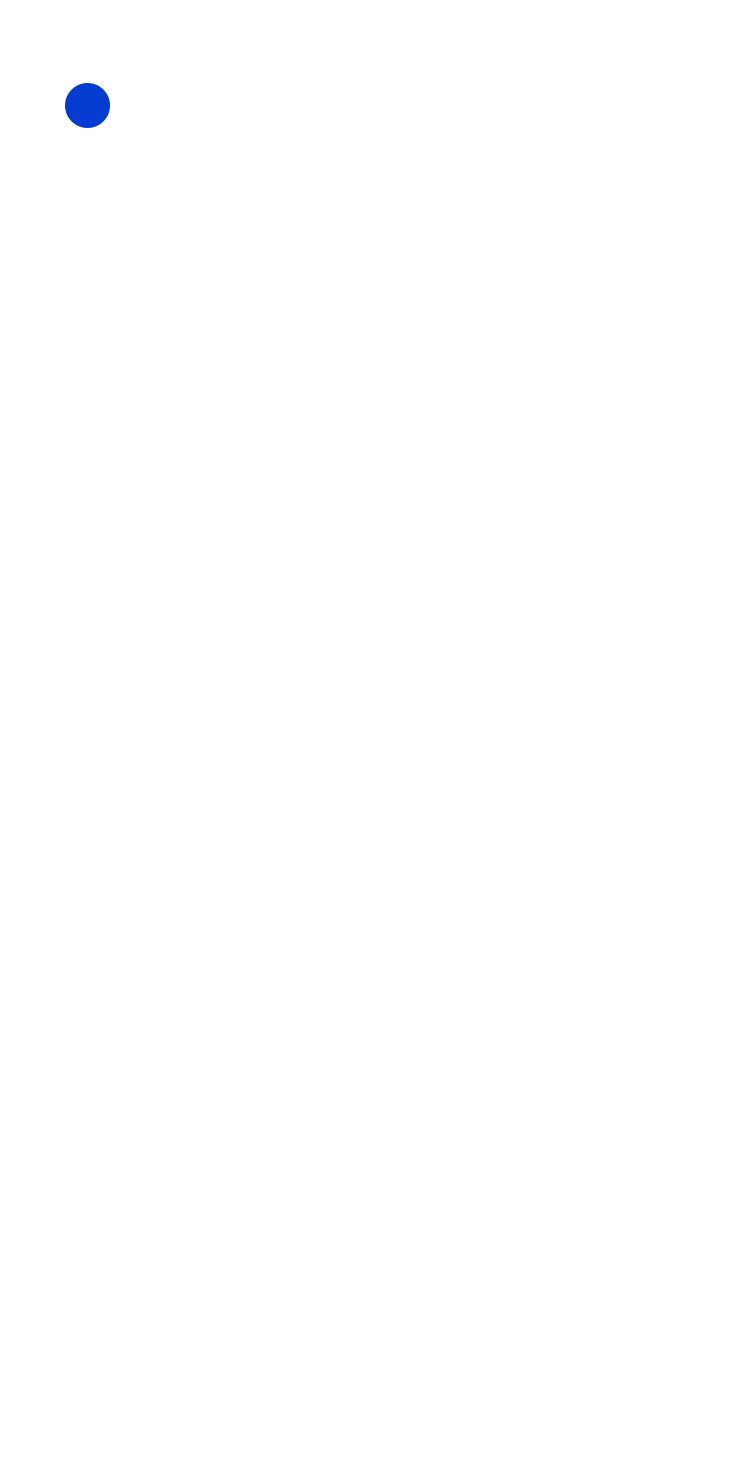
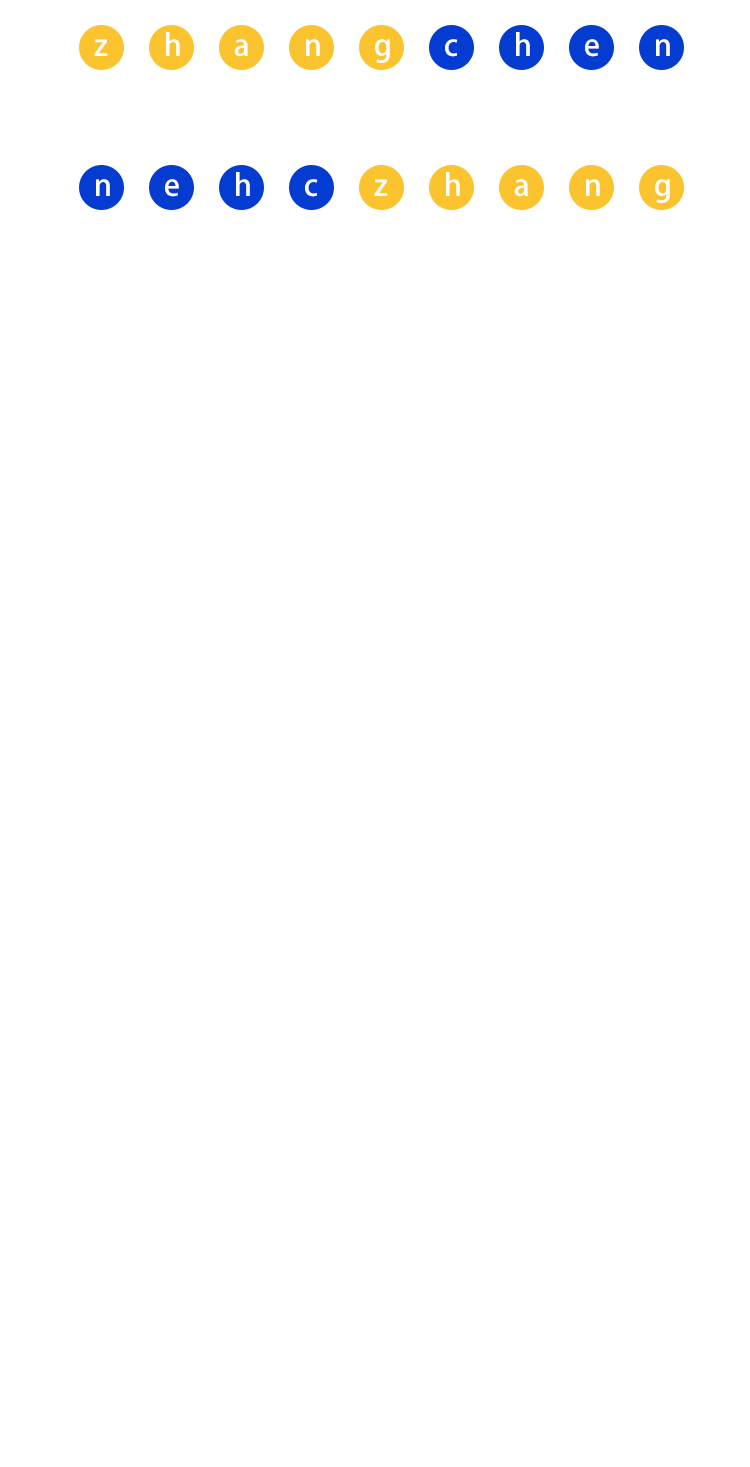
Layer changes from the first 750 x 1467 image to the second:
added group "蓝3 拷贝" with 2 layers above "蓝3" over box(79, 165, 124, 210)
added layer "蓝色" (1st of 8, in "蓝3 拷贝") in group "蓝3 拷贝" over box(79, 165, 124, 210)
added group "蓝3" with 2 layers above "蓝2 拷贝" over box(639, 25, 684, 70)
added layer "蓝色" (2nd of 8, in "蓝3") in group "蓝3" over box(639, 25, 684, 70)
added group "蓝2 拷贝" with 2 layers above "蓝2" over box(149, 165, 194, 210)
added layer "蓝色" (3rd of 8, in "蓝2 拷贝") in group "蓝2 拷贝" over box(149, 165, 194, 210)
added group "蓝2" with 2 layers above "蓝1 拷贝" over box(569, 25, 614, 70)
added layer "蓝色" (4th of 8, in "蓝2") in group "蓝2" over box(569, 25, 614, 70)
added group "蓝1 拷贝" with 2 layers above "蓝1" over box(219, 165, 264, 210)
added layer "蓝色" (5th of 8, in "蓝1 拷贝") in group "蓝1 拷贝" over box(219, 165, 264, 210)
added group "蓝1" with 2 layers above "蓝0 拷贝" over box(499, 25, 544, 70)
added layer "蓝色" (6th of 8, in "蓝1") in group "蓝1" over box(499, 25, 544, 70)
added group "蓝0 拷贝" with 2 layers above "蓝0" over box(289, 165, 334, 210)
added layer "蓝色" (7th of 8, in "蓝0 拷贝") in group "蓝0 拷贝" over box(289, 165, 334, 210)
added group "蓝0" with 2 layers above "黄4 拷贝" over box(429, 25, 474, 70)
renamed "椭圆 4" to "蓝色", moved it into group "蓝0", painted on it over box(65, 25, 474, 128)
added group "黄4 拷贝" with 2 layers above "黄3 拷贝" over box(639, 165, 684, 210)
added layer "黄色" (1st of 10, in "黄4 拷贝") in group "黄4 拷贝" over box(639, 165, 684, 210)
added group "黄3 拷贝" with 2 layers above "黄2 拷贝" over box(569, 165, 614, 210)
added layer "黄色" (2nd of 10, in "黄3 拷贝") in group "黄3 拷贝" over box(569, 165, 614, 210)
added group "黄2 拷贝" with 2 layers above "黄1 拷贝" over box(499, 165, 544, 210)
added layer "黄色" (3rd of 10, in "黄2 拷贝") in group "黄2 拷贝" over box(499, 165, 544, 210)
added group "黄1 拷贝" with 2 layers above "黄0 拷贝" over box(429, 165, 474, 210)
added layer "黄色" (4th of 10, in "黄1 拷贝") in group "黄1 拷贝" over box(429, 165, 474, 210)
…and 30 more changes (30 added)
